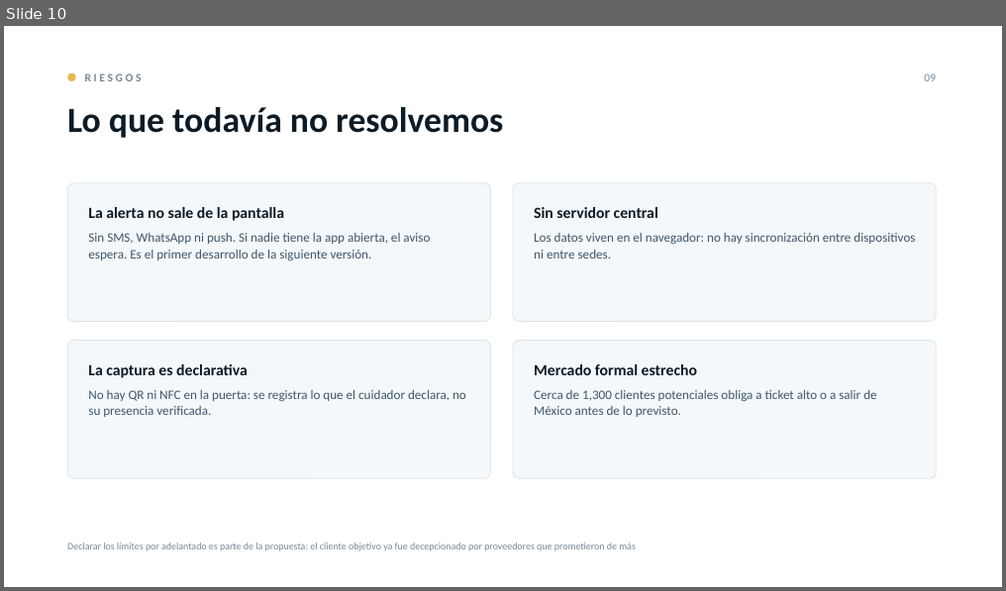
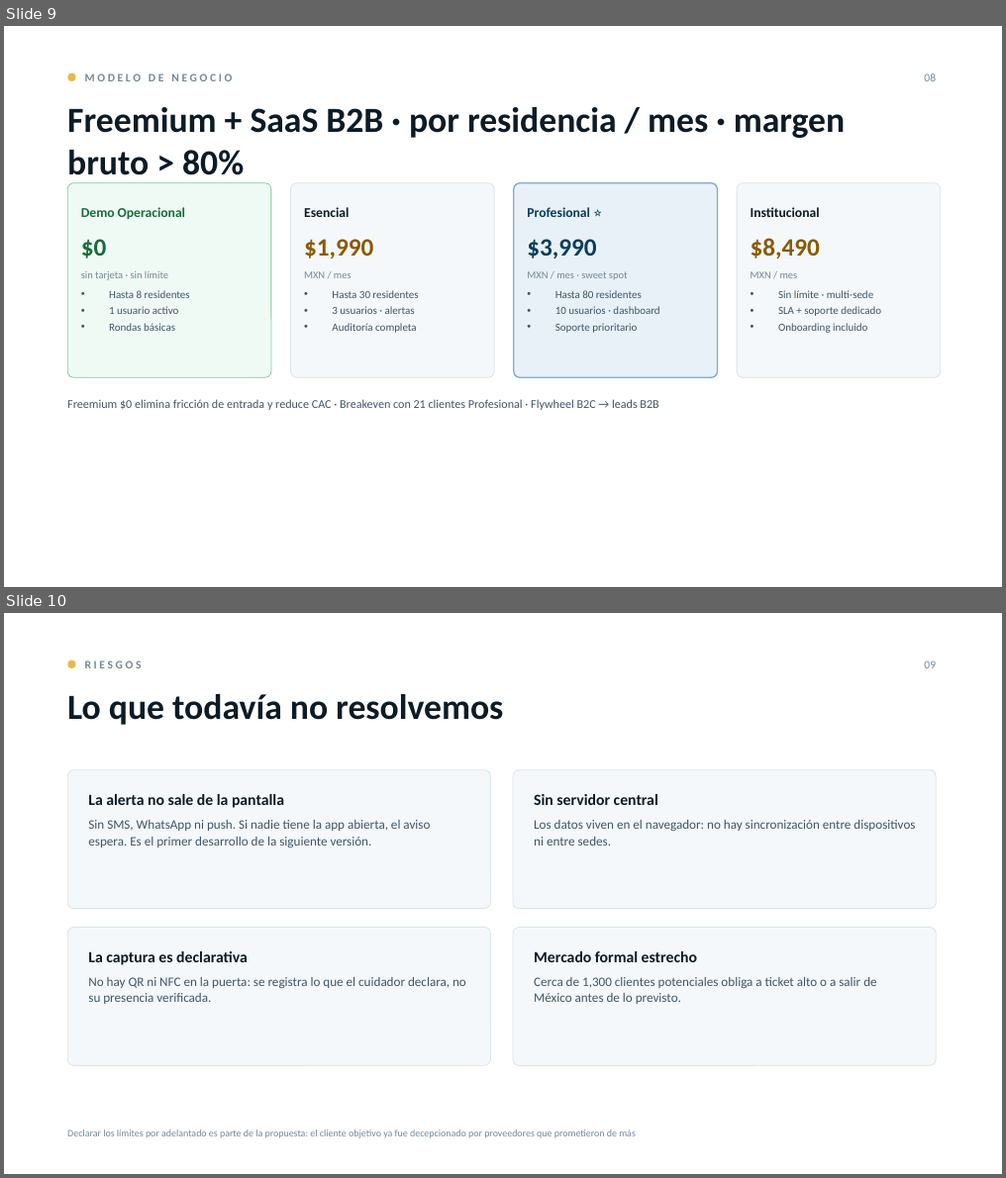
Before and after one commit to RobertMX23/CareSignalAPP, a slide deck: business/CareSignal_Pitch_Inversionistas.pptx. Shown one above the other, each under a label of ours: slide 10 before the commit, slides 9 and 10 after it. The pictures are 1006x591 and 1006x1178 pixels, drawn with LibreOffice and Linux fonts; fonts in the diff are those of the drawing. Boxes give left, top, right and bottom in pixels: in the first picture for what was removed or moved away, otherwise in the second. Text is boxed around its words. In the diff, an @@ line names an element or a change of style, - is before the commit and + after.

```diff
--- a/business/CareSignal_Pitch_Inversionistas.pptx
+++ b/business/CareSignal_Pitch_Inversionistas.pptx
@@ slide 9 added at bbox=[4, 26, 1002, 587], background #FFFFFF @@
@@ ellipse added at bbox=[67, 74, 76, 81], fill #E8B84B @@
@@ text added at bbox=[85, 74, 232, 81], 11 pt, text #74899A, bold @@
+MODELO DE NEGOCIO
@@ text added at bbox=[924, 74, 936, 81], 11 pt, text #74899A @@
+08
@@ text added at bbox=[67, 107, 845, 183], 34 pt, text #0D1B26, bold @@
+Freemium + SaaS B2B · por residencia / mes · margen bruto > 80%
@@ rounded rectangle added at bbox=[67, 183, 271, 377], fill #F0FAF4, outline #86C9A0 0.75 pt @@
@@ rounded rectangle added at bbox=[291, 183, 494, 377], fill #F4F8FA, outline #DAE4EB 0.75 pt @@
@@ rounded rectangle added at bbox=[514, 183, 718, 377], fill #E8F1F7, outline #7FADC7 1.25 pt @@
@@ rounded rectangle added at bbox=[737, 183, 941, 377], fill #F4F8FA, outline #DAE4EB 0.75 pt @@
@@ text added at bbox=[81, 207, 185, 219], 13 pt, text #1A6B3C, bold @@
+Demo Operacional
@@ text added at bbox=[304, 207, 349, 217], 13 pt, text #0D1B26, bold @@
+Esencial
@@ text added at bbox=[527, 207, 590, 217], 13 pt, text #0A3D5C, bold @@
+Profesional ⭐
@@ text added at bbox=[750, 207, 820, 217], 13 pt, text #0D1B26, bold @@
+Institucional
@@ text added at bbox=[81, 239, 107, 259], 24 pt, text #1A6B3C, bold @@
+$0
@@ text added at bbox=[304, 239, 373, 259], 24 pt, text #8A5A00, bold @@
+$1,990
@@ text added at bbox=[527, 239, 596, 259], 24 pt, text #0A3D5C, bold @@
+$3,990
@@ text added at bbox=[750, 238, 820, 260], 24 pt, text #8A5A00, bold @@
+$8,490
@@ text added at bbox=[81, 272, 168, 280], 10 pt, text #74899A @@
+sin tarjeta · sin límite
@@ text added at bbox=[109, 290, 190, 331], 10.5 pt, text #40566A @@
+• Hasta 8 residentes
+• 1 usuario activo
+• Rondas básicas
@@ text added at bbox=[304, 272, 351, 278], 10 pt, text #74899A @@
+MXN / mes
@@ text added at bbox=[332, 290, 418, 333], 10.5 pt, text #40566A @@
+• Hasta 30 residentes
+• 3 usuarios · alertas
+• Auditoría completa
@@ text added at bbox=[527, 272, 628, 280], 10 pt, text #74899A @@
+MXN / mes · sweet spot
@@ text added at bbox=[555, 290, 659, 333], 10.5 pt, text #40566A @@
+• Hasta 80 residentes
+• 10 usuarios · dashboard
+• Soporte prioritario
@@ text added at bbox=[750, 272, 798, 278], 10 pt, text #74899A @@
+MXN / mes
@@ text added at bbox=[778, 290, 881, 333], 10.5 pt, text #40566A @@
+• Sin límite · multi-sede
+• SLA + soporte dedicado
+• Onboarding incluido
@@ text added at bbox=[67, 399, 658, 410], 11.5 pt, text #40566A @@
+Freemium $0 elimina fricción de entrada y reduce CAC · Breakeven con 21 clientes Profesional · Flywheel B2C → leads B2B
```
Also in this commit, not shown: 1 slide changed, 1 slide removed, 1 other file.
